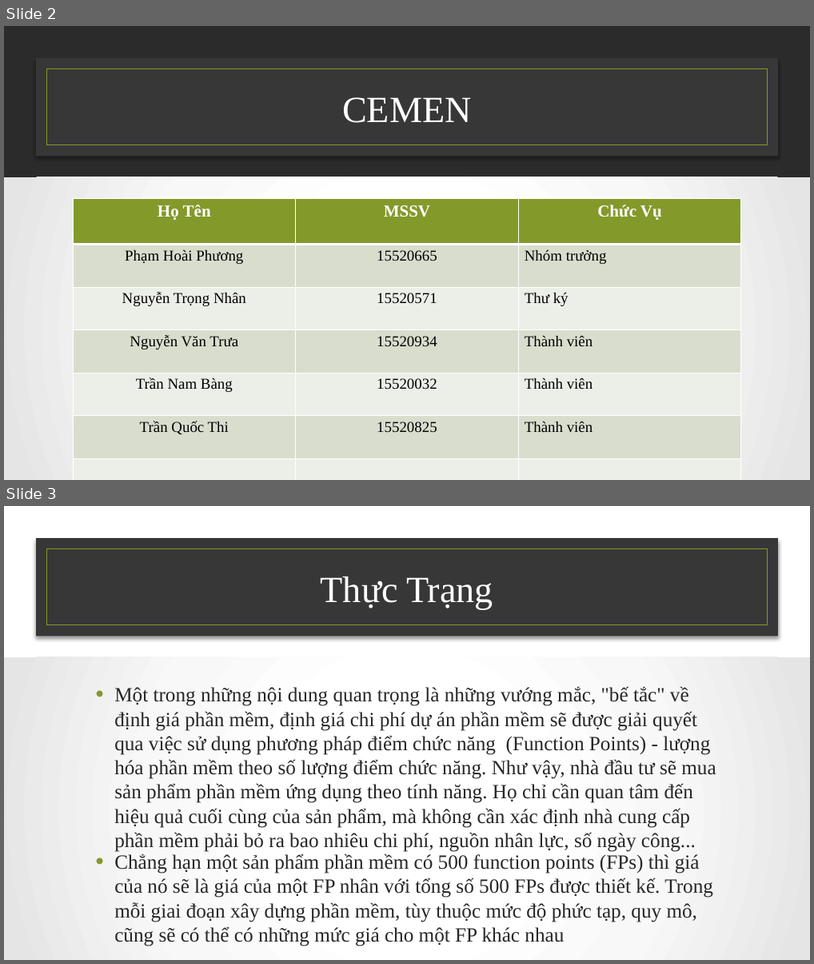
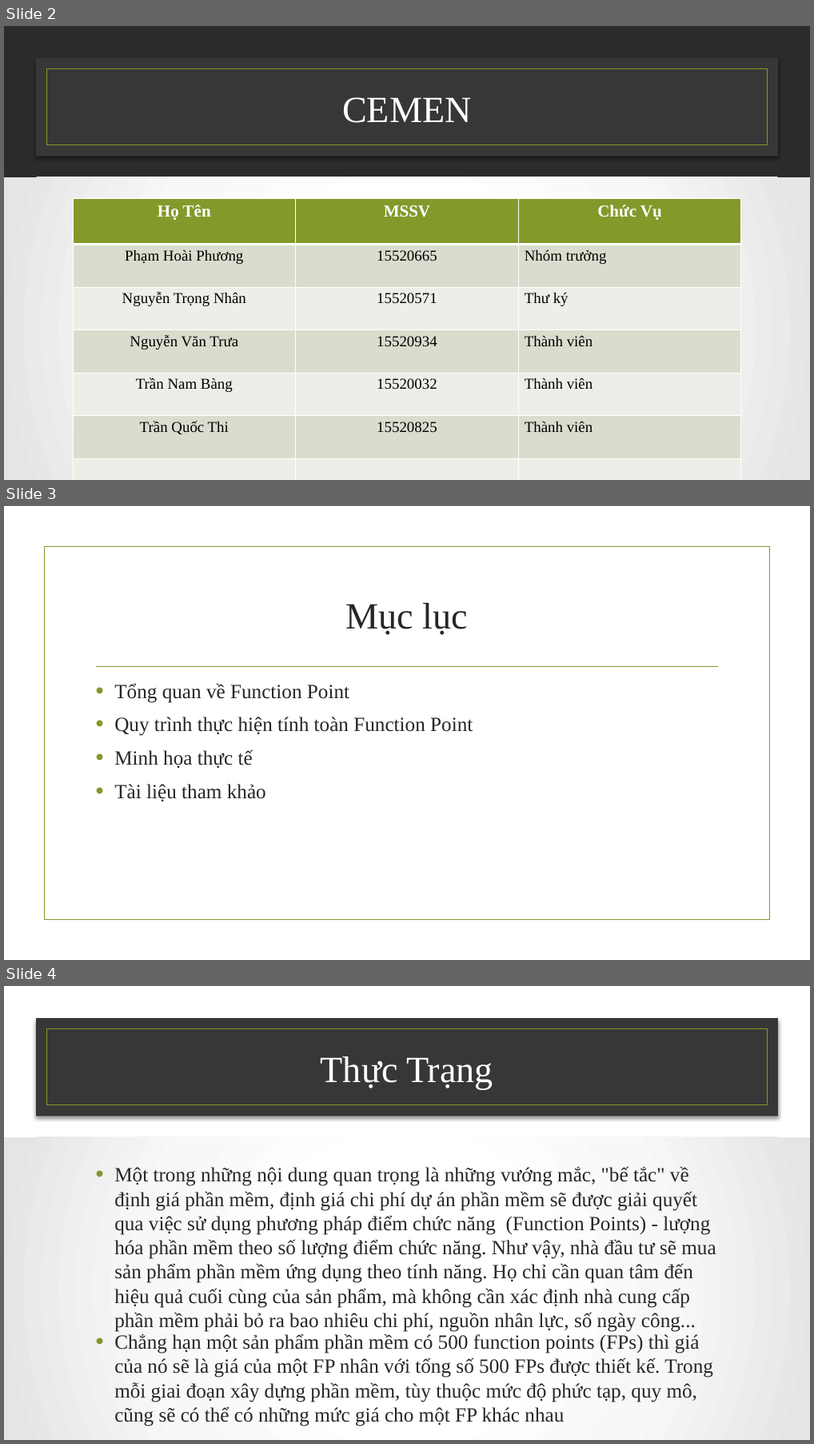
Before and after one commit to NamBang/CEMEM, a slide deck: Funciton-Point .pptx. Shown one above the other, each under a label of ours: slides 2 and 3 before the commit, slides 2, 3 and 4 after it. The pictures are 814x964 and 814x1444 pixels, drawn with LibreOffice and Linux fonts; fonts in the diff are those of the drawing; background and template pictures are left out; a plain dark background stands for a picture behind light text. Boxes give left, top, right and bottom in pixels: in the first picture for what was removed or moved away, otherwise in the second. Text is boxed around its words. In the diff, an @@ line names an element or a change of style, - is before the commit and + after.

```diff
--- a/Funciton-Point .pptx
+++ b/Funciton-Point .pptx
@@ slide 3 added at (x1=4, y1=506, x2=810, y2=960), background picture (left out) @@
@@ rectangle added at (x1=44, y1=547, x2=770, y2=920), outline #83992A 1.25 pt @@
@@ title added at (x1=346, y1=603, x2=468, y2=635), 44 pt, text #262626 @@
+Mục lục
@@ line added from (97, 666) to (718, 666), #83992A 1.25 pt @@
@@ text added at (x1=114, y1=683, x2=473, y2=801), 24 pt, text #262626 @@
+• Tổng quan về Function Point
+• Quy trình thực hiện tính toàn Function Point
+• Minh họa thực tế
+• Tài liệu tham khảo
@@ what was slide 3 is now slide 4 @@
```
Also in this commit, not shown: 11 slides changed, 3 other slides added, 1 slide removed.
